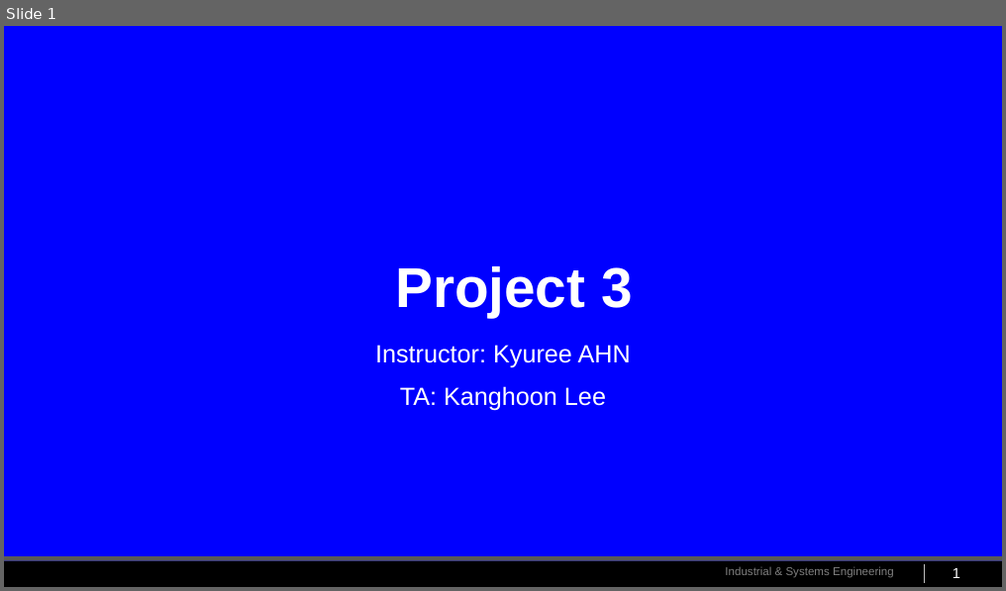
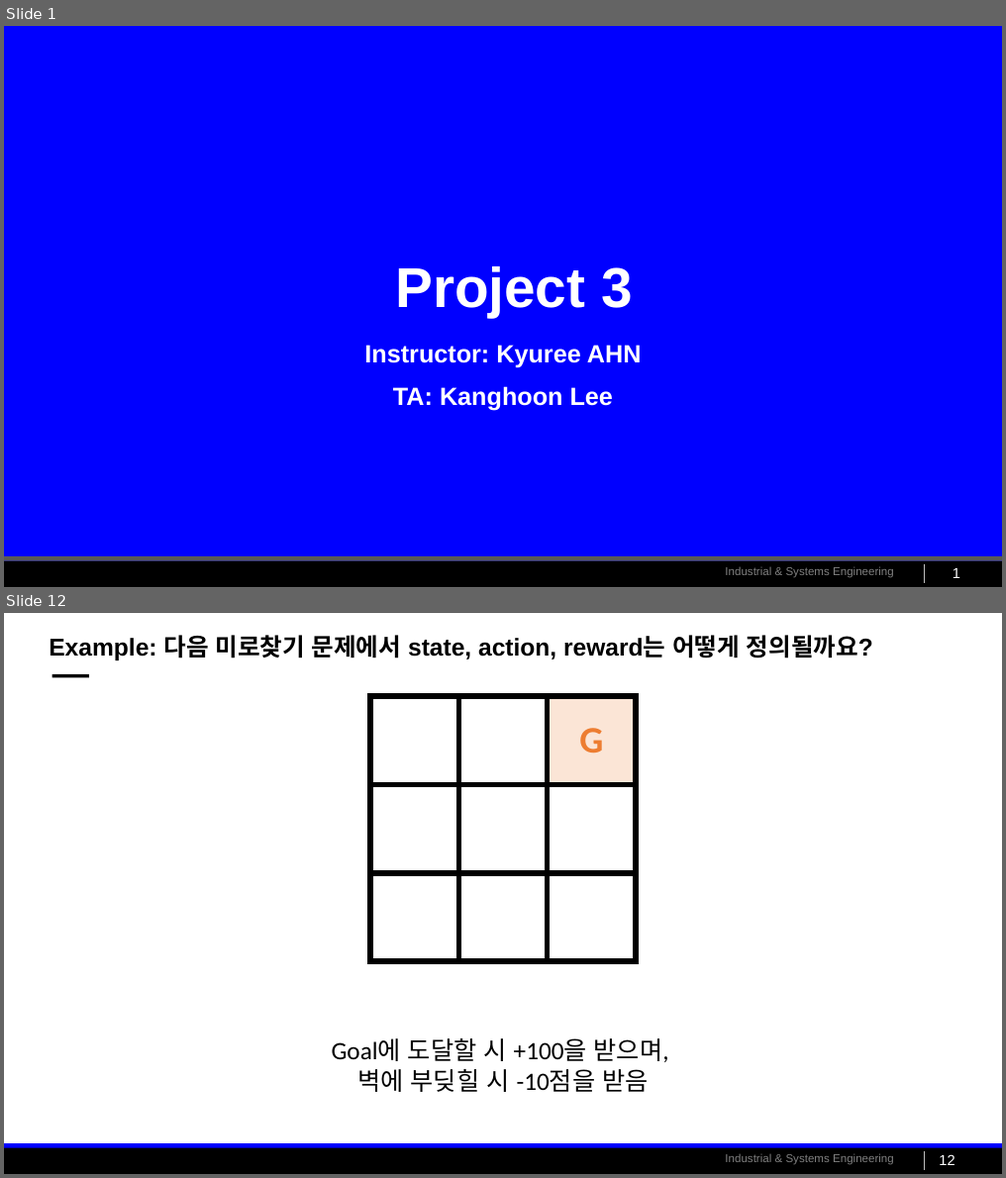
Before and after one commit to cu-rie/gym-poly-reactor-rl, a slide deck: tutorial/Project3_review.pptx. Shown one above the other, each under a label of ours: slide 1 before the commit, slides 1 and 12 after it; the slides between them are not shown. The pictures are 1006x591 and 1006x1178 pixels, drawn with LibreOffice and Linux fonts; fonts in the diff are those of the drawing; background and template pictures are left out. Boxes give left, top, right and bottom in pixels: in the first picture for what was removed or moved away, otherwise in the second. Text is boxed around its words. In the diff, an @@ line names an element or a change of style, - is before the commit and + after.

```diff
--- a/tutorial/Project3_review.pptx
+++ b/tutorial/Project3_review.pptx
@@ slide 12 added at bbox=[4, 613, 1002, 1174], background #FFFFFF; not listed: 4 template elements that a slide beside it also shows @@
@@ title added at bbox=[49, 635, 873, 661], 23.4 pt, text #000000, bold @@
+Example: 다음 미로찾기 문제에서 state, action, reward는 어떻게 정의될까요?
@@ rectangle added at bbox=[52, 674, 88, 678], fill #000000 @@
@@ table added at bbox=[371, 696, 636, 961], 3 rows, 3 columns @@
+ |  | G
+ |  | 
+ |  | 
@@ text added at bbox=[332, 1039, 669, 1092], 24 pt, text #000000 @@
+Goal에 도달할 시 +100을 받으며,
+벽에 부딪힐 시 -10점을 받음
@@ page number added at bbox=[939, 1155, 954, 1165], 14 pt, text #FFFFFF @@
+12
@@ slide 1 changed as well @@
@@ subtitle "Instructor: Kyuree AHN" at bbox=[364, 345, 642, 411]: bold on @@
```
Also in this commit, not shown: 3 other slides changed, 24 other slides added, 2 other files.
